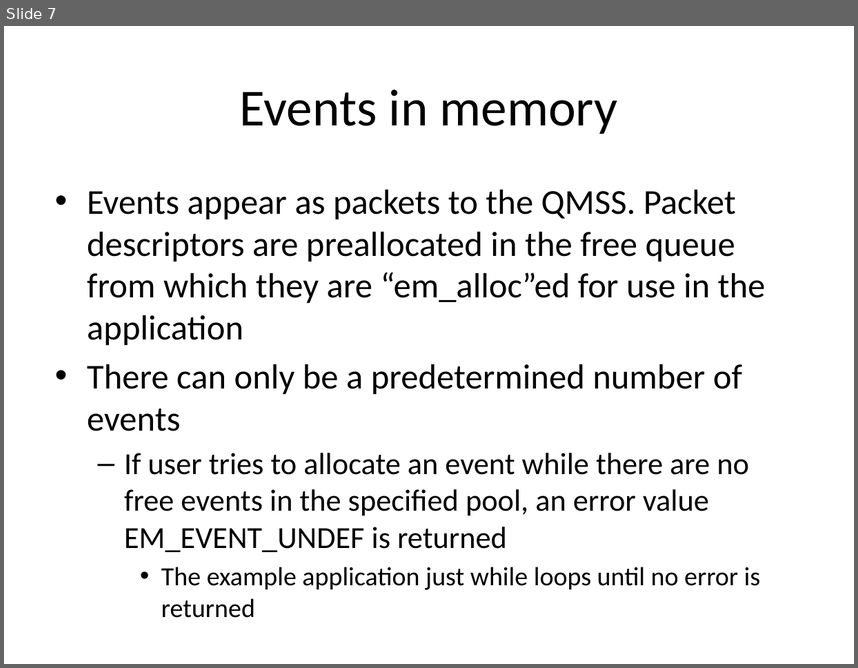
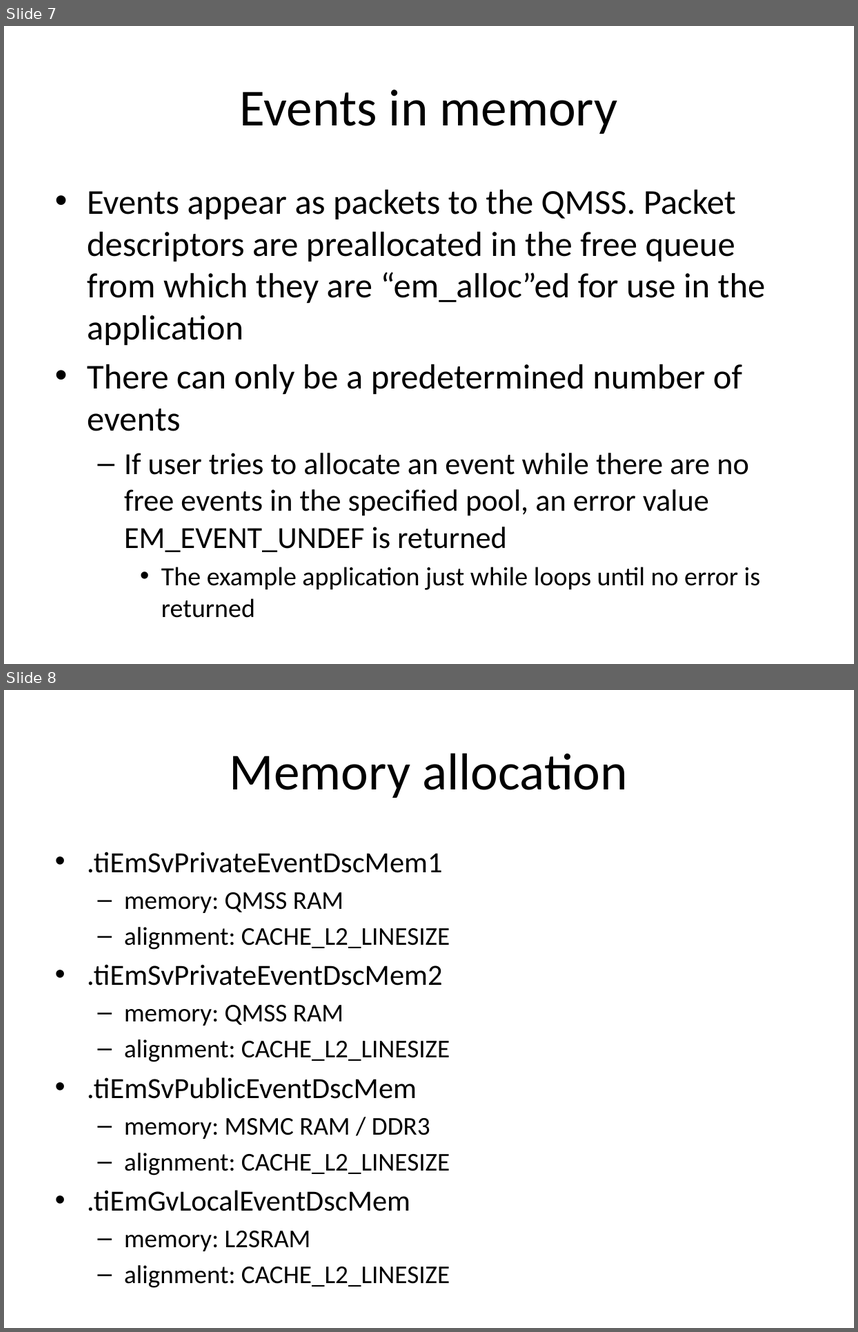
Before and after one commit to vuoristo/masters-thesis, a slide deck: thesis_method.pptx. Shown one above the other, each under a label of ours: slide 7 before the commit, slides 7 and 8 after it. The pictures are 858x668 and 858x1332 pixels, drawn with LibreOffice and Linux fonts; fonts in the diff are those of the drawing. Boxes give left, top, right and bottom in pixels: in the first picture for what was removed or moved away, otherwise in the second. Text is boxed around its words. In the diff, an @@ line names an element or a change of style, - is before the commit and + after.

Commit message:
adds memory allocation maps from ti.openem.user.guide to thesis_method slides

```diff
--- a/thesis_method.pptx
+++ b/thesis_method.pptx
@@ slide 8 added at [4, 690, 854, 1328], background #FFFFFF @@
@@ title added at [230, 753, 628, 798], 44 pt, text #000000 @@
+Memory allocation
@@ text added at [87, 851, 450, 1288], 21.7 pt, text #000000 @@
+• .tiEmSvPrivateEventDscMem1
+  – memory: QMSS RAM
+  – alignment: CACHE_L2_LINESIZE
+• .tiEmSvPrivateEventDscMem2
+  – memory: QMSS RAM
+  – alignment: CACHE_L2_LINESIZE
+• .tiEmSvPublicEventDscMem
+  – memory: MSMC RAM / DDR3
+  – alignment: CACHE_L2_LINESIZE
+• .tiEmGvLocalEventDscMem
+  – memory: L2SRAM
+  – alignment: CACHE_L2_LINESIZE
```
Also in this commit, not shown: 1 slide changed.
